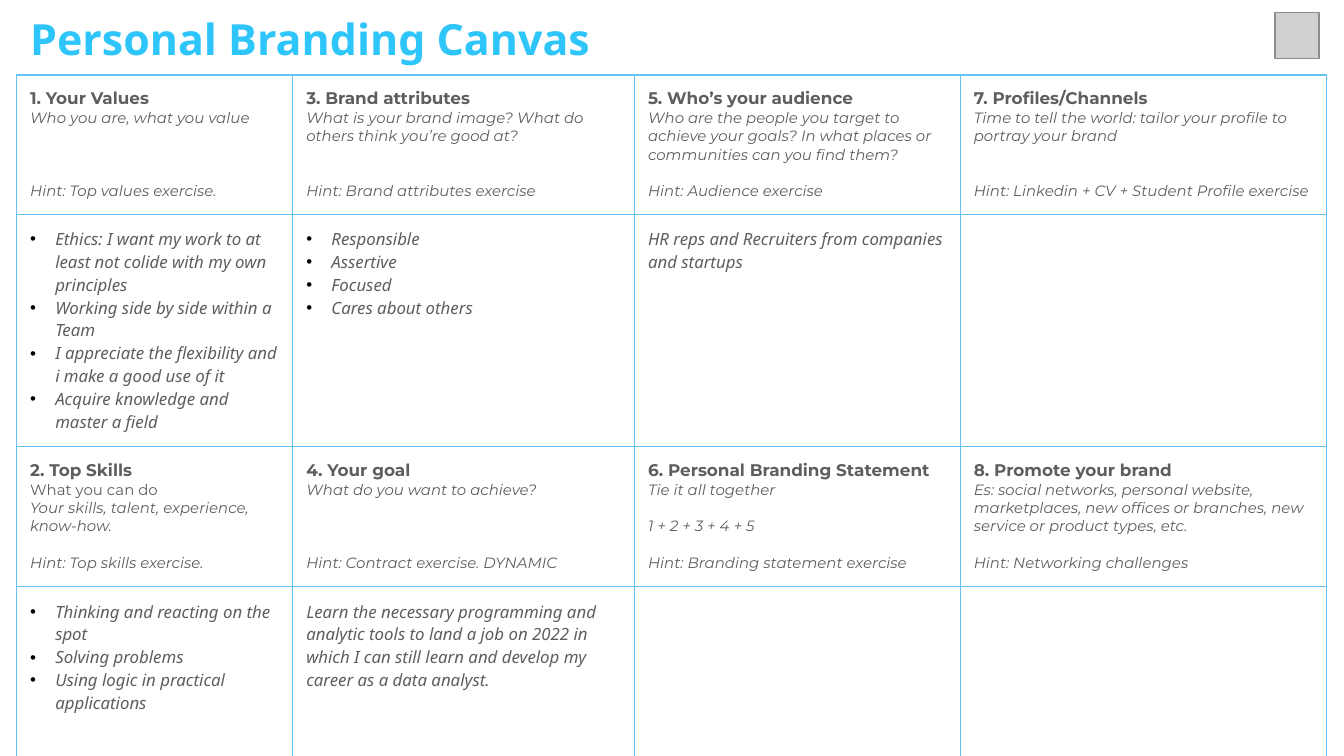
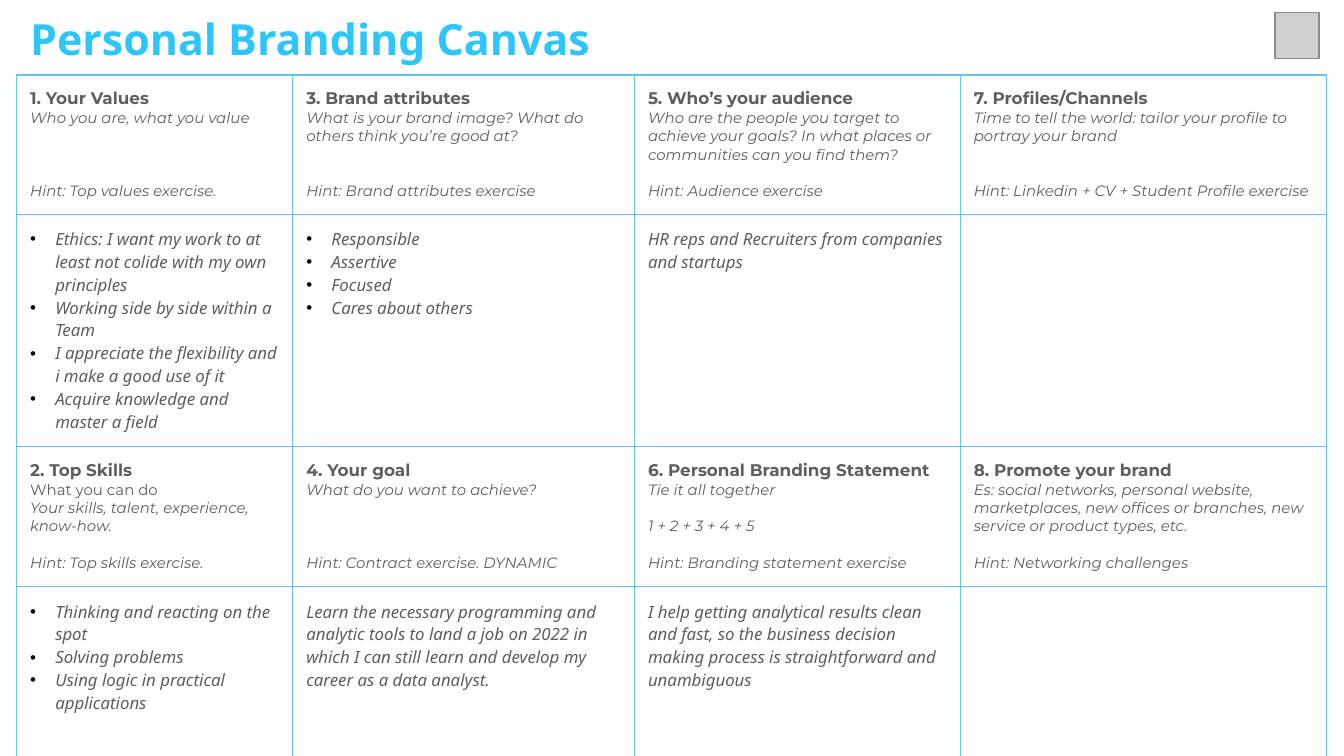
Before and after one commit to GerardDD/data-prework, a slide deck: slide 1 of career-hack/Personal Branding Canvas - Careerhack.pptx. Drawn at 1344x756 pixels with LibreOffice and Linux fonts; fonts in the diff are those of the drawing; grey boxes stand for pictures. Boxes give left, top, right and bottom in pixels: in the first picture for what was removed or moved away, otherwise in the second. Text is boxed around its words. In the diff, an @@ line names an element or a change of style, - is before the commit and + after.

Commit message:
added personal statement

```diff
--- a/career-hack/Personal Branding Canvas - Careerhack.pptx
+++ b/career-hack/Personal Branding Canvas - Careerhack.pptx
@@ table at (x1=16, y1=75, x2=1325, y2=756) @@
-row 4, column 3: 
+row 4, column 3: I help getting analytical results clean and fast, so the business decision making process is straightforward and unambiguous
```
